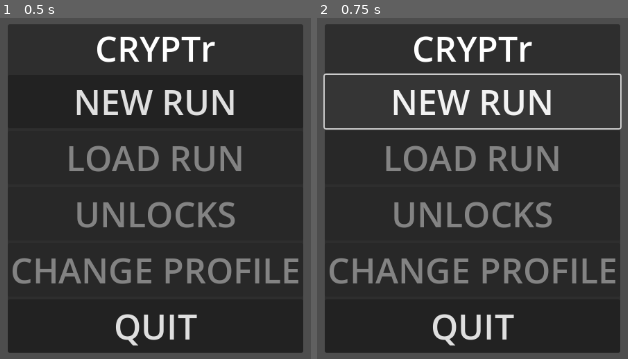
Above: before the commit, frames 1-2 (left to right).
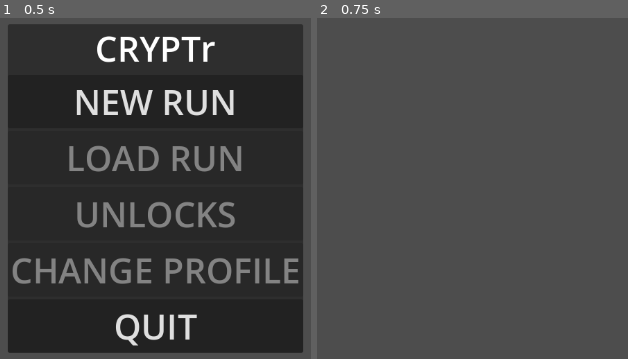
Above: after the commit, the same moments.

Repository: LucasMc17/CRYPTr
Game: Godot game, scene res://root.tscn
Two runs of this game, one before a commit and one after it. Both use one fixed random seed, a clock stepped at 60 frames per second and the inputs below.
Inputs:
- Up to frame 1 (0.5 s): no input
- Up to frame 2 (0.75 s): click "NEW RUN" at 0.5 s

Frame 1 is identical in both runs. In frame 2, 76% of the frame differs, in the area x 1-99%, y 1-99%.

Commit message:
start new run

Diff:
--- a/root.tscn
+++ b/root.tscn
@@ -1,7 +1,8 @@
-[gd_scene load_steps=4 format=3 uid="uid://bldhcxsdirdwj"]
+[gd_scene load_steps=5 format=3 uid="uid://bldhcxsdirdwj"]
 
 [ext_resource type="Script" uid="uid://bi2q8cnubx26o" path="res://ui_states/ui_state_machine.gd" id="1_pq8q7"]
 [ext_resource type="PackedScene" uid="uid://dg11ifkuvb6os" path="res://slices/start_screen/start_screen.tscn" id="2_vvh5c"]
+[ext_resource type="Script" uid="uid://cw1qkpkcc5gr7" path="res://slices/start_screen/start_screen.gd" id="3_28aoi"]
 [ext_resource type="PackedScene" uid="uid://b3ennndecf56b" path="res://slices/run/run_screen.tscn" id="3_vvh5c"]
 
 [node name="Root" type="Control" node_paths=PackedStringArray("CURRENT_STATE")]
@@ -17,6 +18,7 @@
 [node name="StartScreen" parent="." instance=ExtResource("2_vvh5c")]
 visible = false
 layout_mode = 1
+script = ExtResource("3_28aoi")
 
 [node name="RunScreen" parent="." instance=ExtResource("3_vvh5c")]
 layout_mode = 1
--- a/slices/run/player_module.gd
+++ b/slices/run/player_module.gd
@@ -5,8 +5,8 @@
 func draw(count: int) -> void:
 	print('hi')
 
-func initialize_stack(starter_stack: StarterDeckRes) -> Array[CryptographRes]:
-	var result = []
+func initialize_stack(starter_stack: StarterDeckRes) -> void:
+	var result : Array[CryptographRes] = []
 	for cryptograph in starter_stack.cryptographs:
 		result.append(cryptograph.duplicate())
-	return result
+	STACK = result
--- /dev/null
+++ b/slices/run/run_screen.gd
@@ -0,0 +1,10 @@
+extends UIState
+
+var CLASSIC_STACK = preload("res://resources/starter_decks/the_classic.tres")
+
+@onready var PLAYER = %PlayerModule
+
+func enter(previous_state, ext):
+	super(previous_state, ext)
+	PLAYER.initialize_stack(CLASSIC_STACK)
+	print(PLAYER.STACK)
--- a/slices/run/run_screen.tscn
+++ b/slices/run/run_screen.tscn
@@ -1,6 +1,7 @@
-[gd_scene load_steps=4 format=3 uid="uid://b3ennndecf56b"]
+[gd_scene load_steps=5 format=3 uid="uid://b3ennndecf56b"]
 
 [ext_resource type="Script" uid="uid://cstrydnq5jk3n" path="res://ui_states/ui_state.gd" id="1_cdeqi"]
+[ext_resource type="Script" uid="uid://en1uhxivcuk7" path="res://slices/run/run_screen.gd" id="1_lcpi4"]
 [ext_resource type="Script" uid="uid://bi2q8cnubx26o" path="res://ui_states/ui_state_machine.gd" id="2_q18or"]
 [ext_resource type="Script" uid="uid://b3pweholfre1u" path="res://slices/run/player_module.gd" id="3_q18or"]
 
@@ -12,7 +13,7 @@
 anchor_bottom = 1.0
 grow_horizontal = 2
 grow_vertical = 2
-script = ExtResource("1_cdeqi")
+script = ExtResource("1_lcpi4")
 metadata/_custom_type_script = "uid://cstrydnq5jk3n"
 
 [node name="RunStateMachine" type="Control" parent="." node_paths=PackedStringArray("CURRENT_STATE")]
@@ -53,4 +54,5 @@
 metadata/_custom_type_script = "uid://cstrydnq5jk3n"
 
 [node name="PlayerModule" type="Node" parent="."]
+unique_name_in_owner = true
 script = ExtResource("3_q18or")
--- /dev/null
+++ b/slices/start_screen/start_screen.gd
@@ -0,0 +1,4 @@
+extends UIState
+
+func _ready():
+	Events.new_run_started.connect(func (): transition("RunScreen"))
--- /dev/null
+++ b/slices/start_screen/states/main_menu.gd
@@ -0,0 +1,4 @@
+extends UIState
+
+func _on_new_run_button_pressed():
+	Events.new_run_started.emit()
--- a/slices/start_screen/states/main_menu.tscn
+++ b/slices/start_screen/states/main_menu.tscn
@@ -1,7 +1,7 @@
 [gd_scene load_steps=3 format=3 uid="uid://pd0enbnb307e"]
 
 [ext_resource type="Theme" uid="uid://bc2kucb31w6fg" path="res://assets/themes/menu_theme.tres" id="1_lwm1y"]
-[ext_resource type="Script" uid="uid://cstrydnq5jk3n" path="res://ui_states/ui_state.gd" id="2_6s8a2"]
+[ext_resource type="Script" uid="uid://dsp5jhcbmpap4" path="res://slices/start_screen/states/main_menu.gd" id="2_7hnvo"]
 
 [node name="MainMenu" type="Control"]
 layout_mode = 3
@@ -11,7 +11,7 @@
 grow_horizontal = 2
 grow_vertical = 2
 theme = ExtResource("1_lwm1y")
-script = ExtResource("2_6s8a2")
+script = ExtResource("2_7hnvo")
 
 [node name="PanelContainer" type="PanelContainer" parent="."]
 layout_mode = 1
@@ -57,3 +57,5 @@
 [node name="QuitButton" type="Button" parent="PanelContainer/VBoxContainer"]
 layout_mode = 2
 text = "QUIT"
+
+[connection signal="pressed" from="PanelContainer/VBoxContainer/NewRunButton" to="." method="_on_new_run_button_pressed"]
--- a/ui_states/ui_state.gd
+++ b/ui_states/ui_state.gd
@@ -10,6 +10,7 @@
 	pass
 
 func exit():
+	visible = false
 	pass
 
 func update(_delta: float):
Not shown, added: slices/run/run_screen.gd.uid
Not shown, added: slices/start_screen/start_screen.gd.uid
Not shown, added: slices/start_screen/states/main_menu.gd.uid
